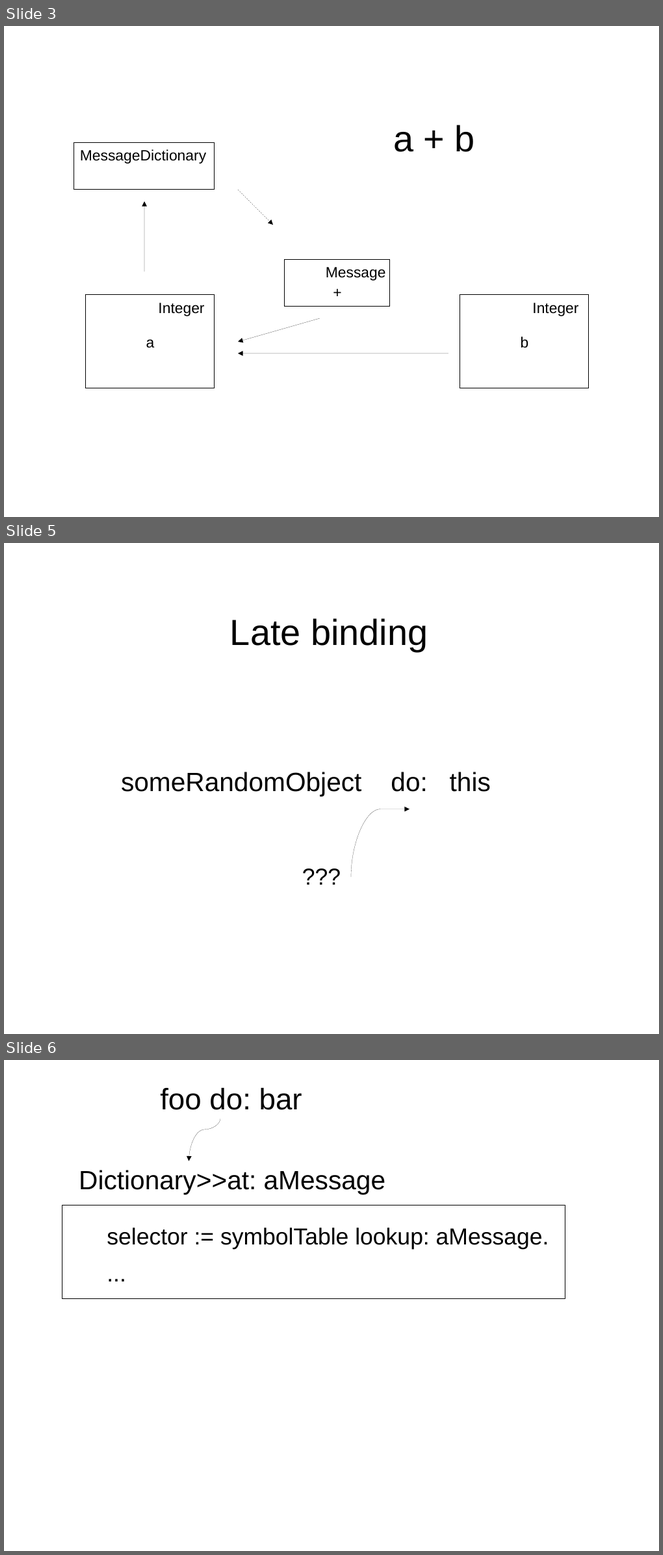
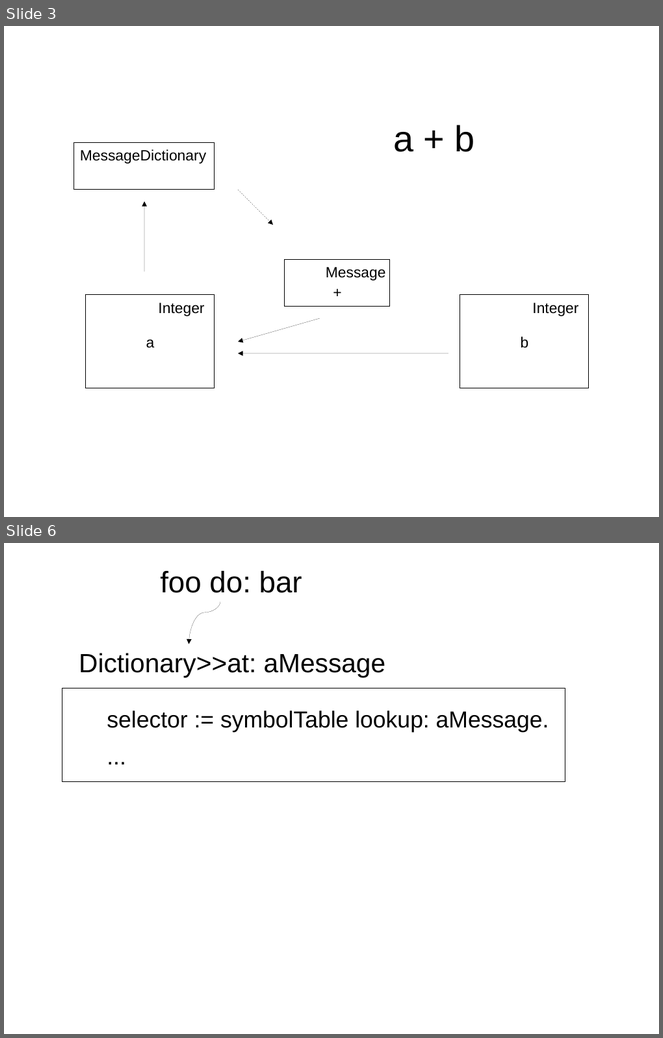
Before and after one commit to o-/p-doc, a slide deck: presentations/seminar_new/pinocchio.odp. Shown one above the other, each under a label of ours: slides 3, 5 and 6 before the commit, slides 3 and 6 after it; the slides between them are not shown. The pictures are 663x1555 and 663x1038 pixels, drawn with LibreOffice and Linux fonts; fonts in the diff are those of the drawing. Boxes give left, top, right and bottom in pixels: in the first picture for what was removed or moved away, otherwise in the second. Text is boxed around its words. In the diff, an @@ line names an element or a change of style, - is before the commit and + after.

```diff
--- a/presentations/seminar_new/pinocchio.odp
+++ b/presentations/seminar_new/pinocchio.odp
@@ slide 5 removed at <box>4,543,659,1034</box>, background #FFFFFF @@
@@ title removed at <box>230,618,428,652</box> @@
-Late binding
@@ text removed at <box>121,772,491,797</box> @@
-someRandomObject do: this
@@ curved arrow removed from (351, 877) to (410, 809) @@
@@ text removed at <box>296,859,355,890</box> @@
-???
```
Also in this commit, not shown: 1 slide changed, 1 slide added, 1 other file.
